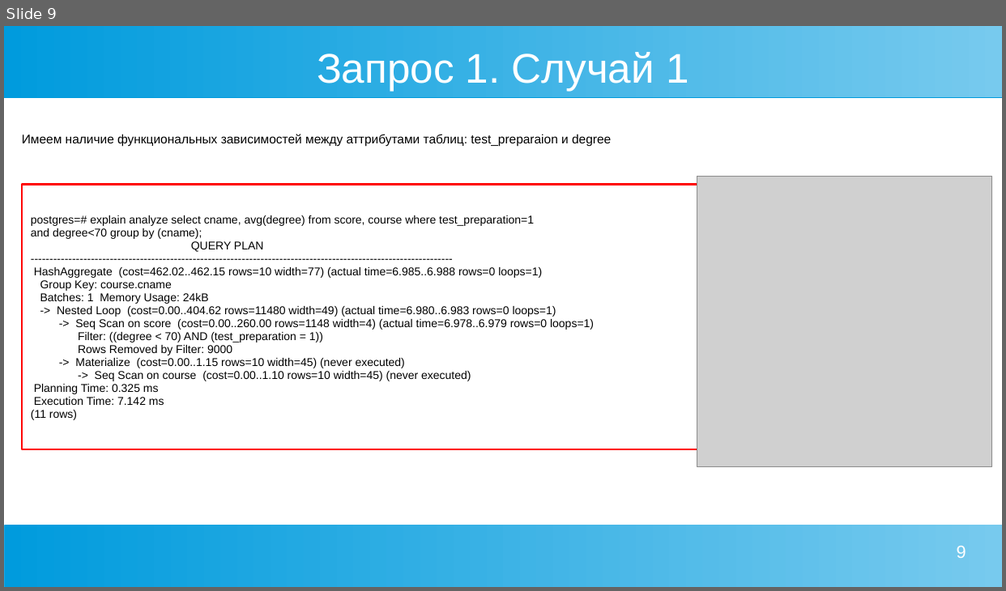
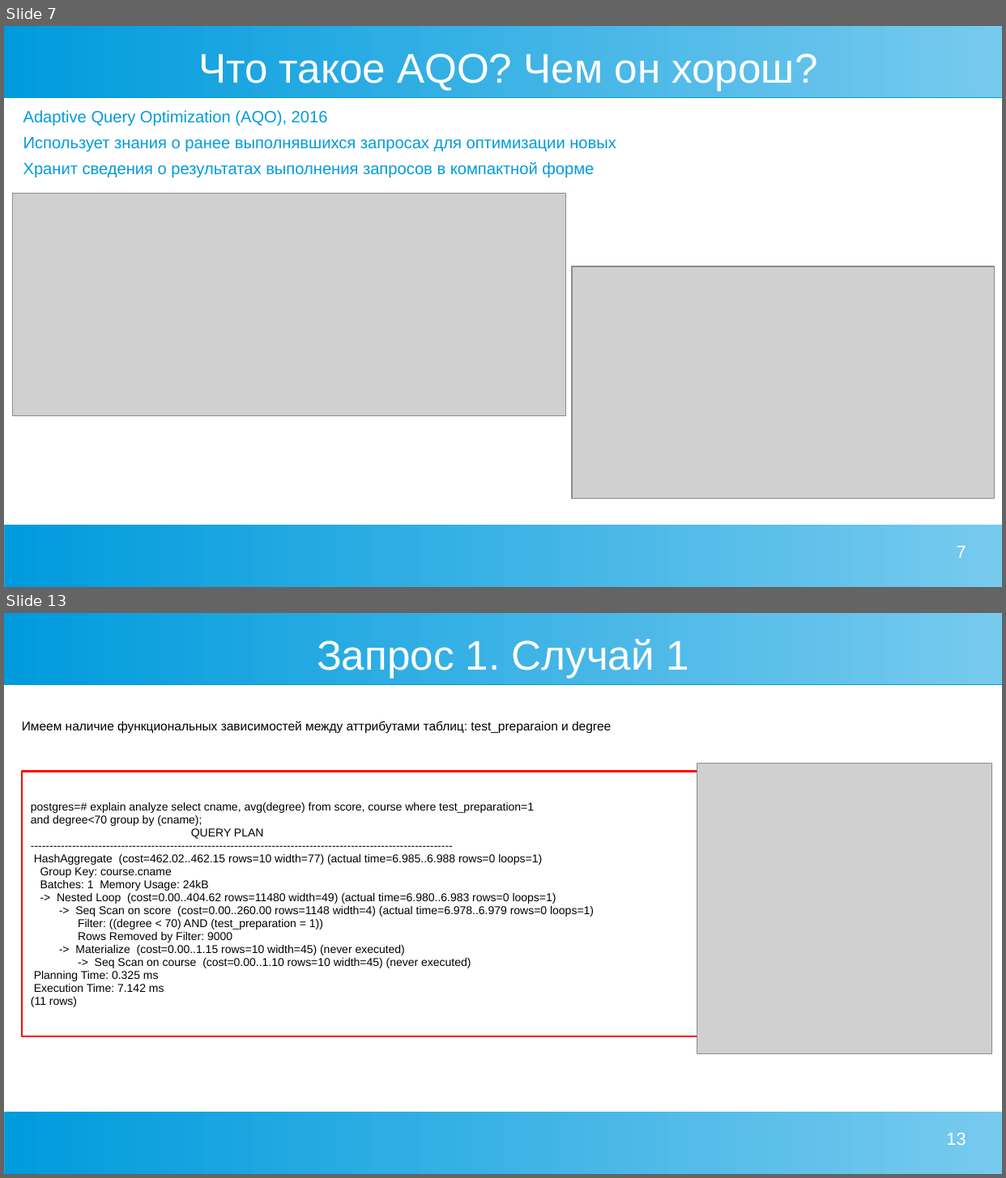
Before and after one commit to Alena0704/conf, a slide deck: aqo_presentation.ppt. Shown one above the other, each under a label of ours: slide 9 before the commit, slides 7 and 13 after it; the slides between them are not shown. The pictures are 1006x591 and 1006x1178 pixels, drawn with LibreOffice and Linux fonts; fonts in the diff are those of the drawing; grey boxes stand for pictures. Boxes give left, top, right and bottom in pixels: in the first picture for what was removed or moved away, otherwise in the second. Text is boxed around its words. In the diff, an @@ line names an element or a change of style, - is before the commit and + after.

```diff
--- a/aqo_presentation.ppt
+++ b/aqo_presentation.ppt
@@ slide 7 added at [4,26,1002,587], background #FFFFFF; not listed: 2 template elements that a slide beside it also shows @@
@@ title added at [198,54,817,91], 33 pt, text #FFFFFF @@
+Что такое AQO? Чем он хорош?
@@ text added at [23,110,616,178], 13 pt, text #009BDD @@
+Adaptive Query Optimization (AQO), 2016
+Использует знания о ранее выполнявшихся запросах для оптимизации новых
+Хранит сведения о результатах выполнения запросов в компактной форме
@@ picture added at [12,194,565,416] @@
@@ picture added at [572,267,994,499] @@
@@ page number added at [957,546,966,558], 14 pt, text #FFFFFF @@
+7
@@ what was slide 9 is now slide 13 @@
@@ page number at [946,1133,965,1145]: text changed @@
-9
+13
```
Also in this commit, not shown: 12 slides changed, 6 other slides added, 7 slides removed.
